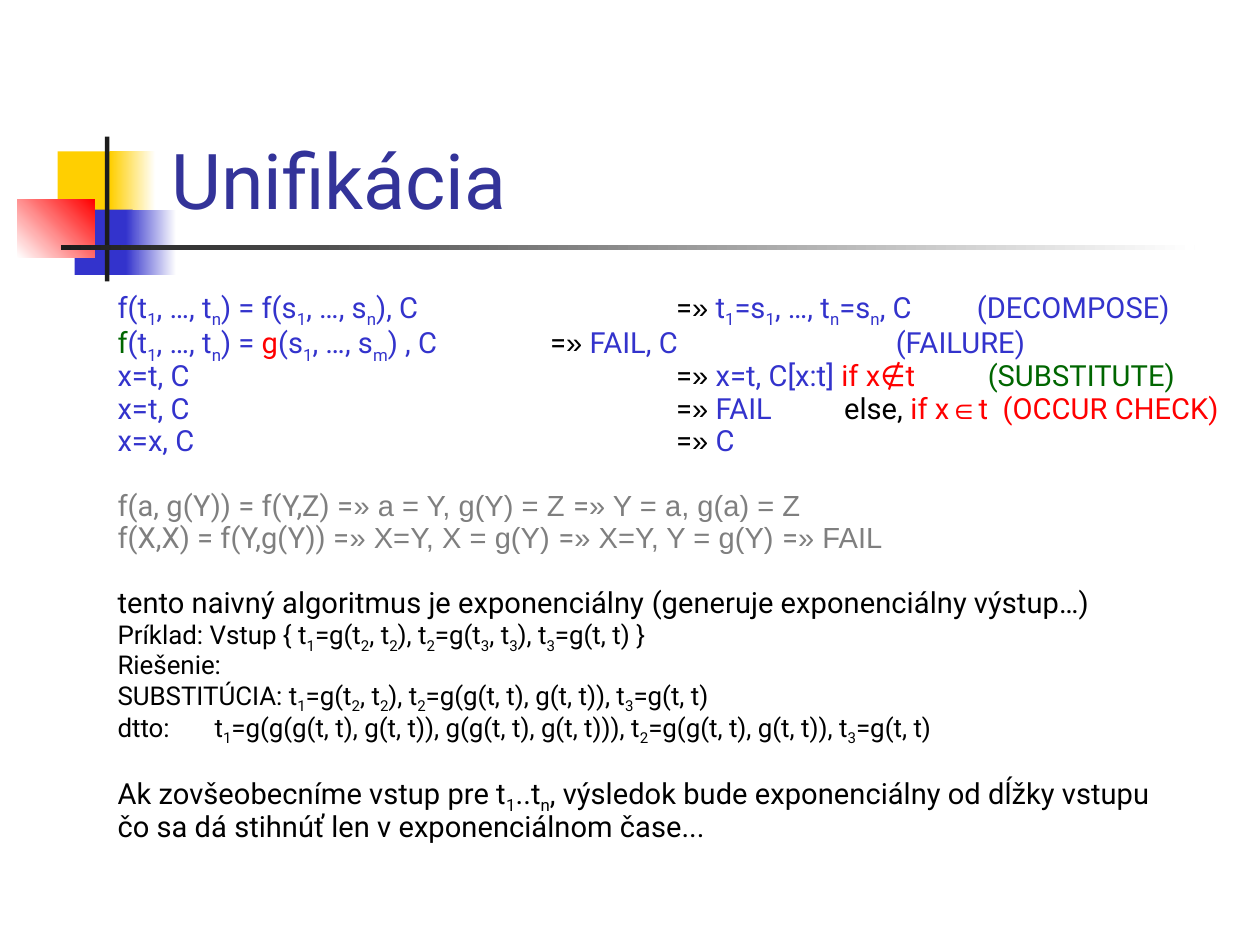
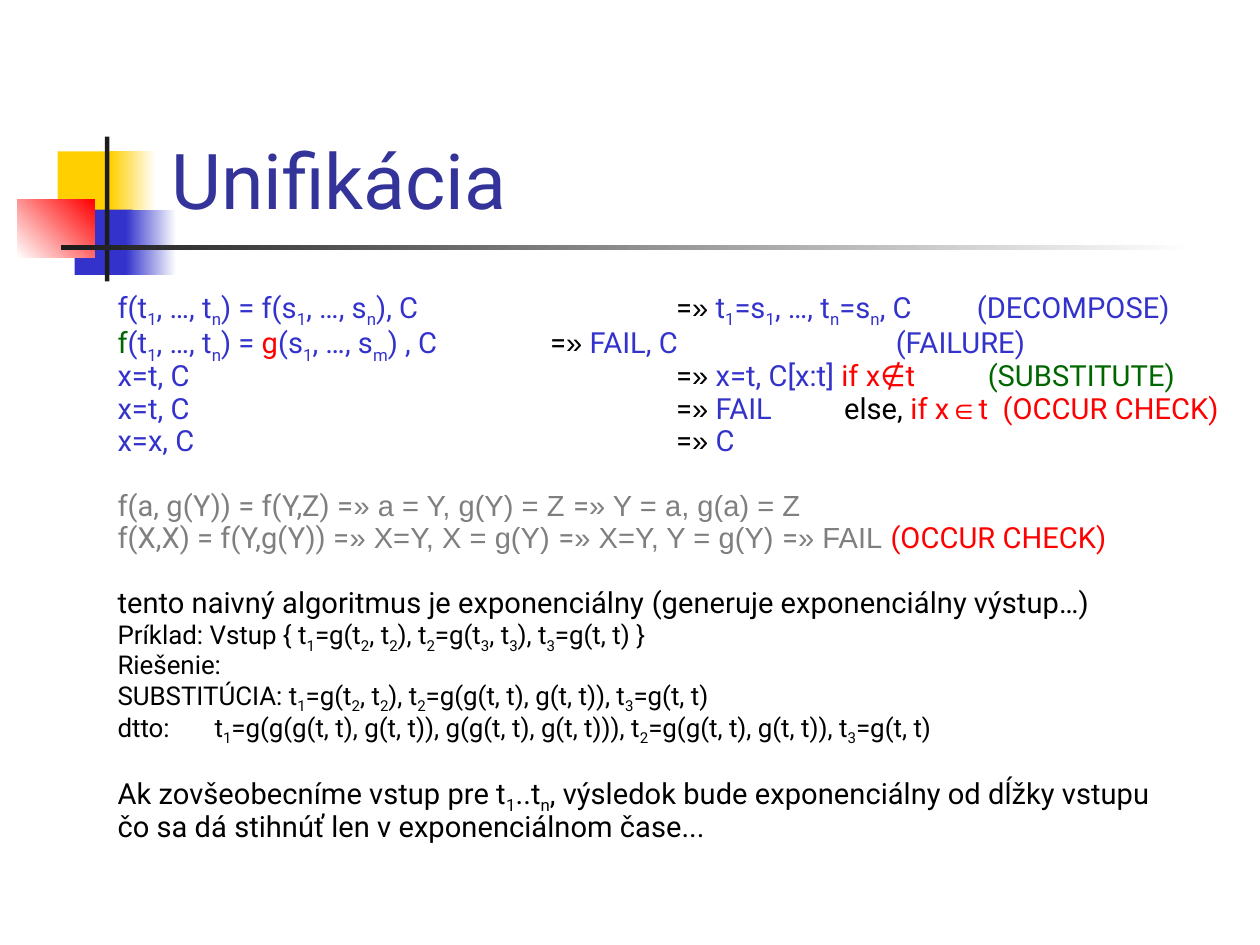
Before and after one commit to Funkcionalne/Prednasky, a slide deck: slide 23 of 08/08_fpro.ppt. Drawn at 1260x945 pixels with LibreOffice and Linux fonts; fonts in the diff are those of the drawing. Boxes give left, top, right and bottom in pixels: in the first picture for what was removed or moved away, otherwise in the second. Text is boxed around its words. In the diff, an @@ line names an element or a change of style, - is before the commit and + after.

```diff
--- a/08/08_fpro.ppt
+++ b/08/08_fpro.ppt
@@ text at <box>118,521,1107,555</box>: text changed; font Arial to Roboto @@
-f(X,X) = f(Y,g(Y)) =» X=Y, X = g(Y) =» X=Y, Y = g(Y) =» FAIL
+f(X,X) = f(Y,g(Y)) =» X=Y, X = g(Y) =» X=Y, Y = g(Y) =» FAIL (OCCUR CHECK)
```
Also in this commit, not shown: 22 other slides changed, 1 other file.
